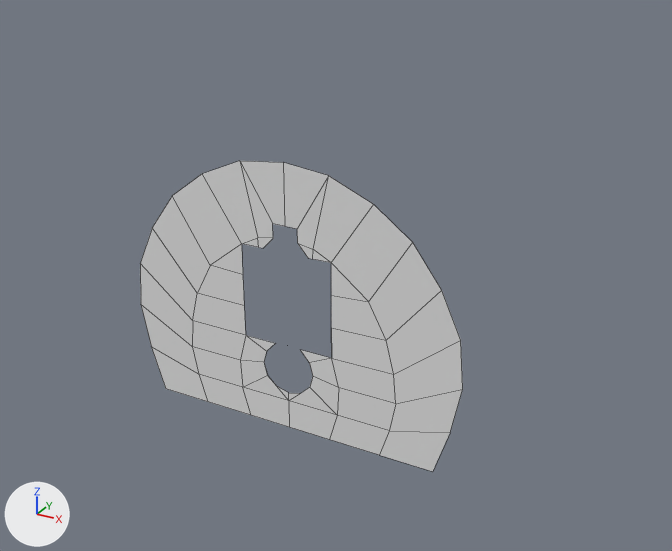
Renders of the FBX model Assets/Eileen/wall_B_c.fbx from each side of a commit.
Both versions are drawn from a camera (50 mm lens) standing at (1.28, -2.03, 1.14) and looking at (0.14, 0.04, 0.1). Lighting does not change. The marker at lower left points along +X, +Y and +Z. Mesh edges are drawn as thin lines. Where no turn or scale is listed for an object, it has been applied to the vertices.

The older version as bpy lines, for what is in view:
```python
me_mesh = bpy.data.meshes.new('Mesh')
me_mesh.from_pydata(...)  # 84 vertices, 60 faces; spans x -0.542..0.542, y 0.0, z -0.414..0.414
me_mesh.materials.append(mat_wall_mt)  # white #e7e7e7
# before: 10 (0.514, 0.0, -0.272) at pixel (450, 432), 12 (0.469, 0.0, -0.414) at pixel (432, 471), 15 (-0.139, 0.0, 0.399) at pixel (239, 160), 16 (-0.271, 0.0, 0.342) at pixel (202, 173), 20 (0.542, 0.0, -0.128) at pixel (462, 389)
# before: 24 (0.529, 0.0, 0.014) at pixel (460, 340), 27 (0.469, 0.0, 0.143) at pixel (441, 290), 28 (0.139, 0.0, 0.399) at pixel (328, 175), 29 (0.271, 0.0, 0.342) at pixel (373, 204), 30 (0.384, 0.0, 0.258) at pixel (412, 242)
# before: 31 (0.0, 0.0, 0.414) at pixel (283, 162), 36 (-0.384, 0.0, 0.258) at pixel (172, 195), 69 (-0.469, 0.0, 0.143) at pixel (152, 227), 77 (-0.529, 0.0, 0.014) at pixel (140, 263), 78 (-0.542, 0.0, -0.128) at pixel (140, 304)
# before: 79 (-0.514, 0.0, -0.272) at pixel (151, 346), 80 (-0.469, 0.0, -0.414) at pixel (165, 388)
ob_wall_b_c = bpy.data.objects.new('wall_B_c', me_mesh)
ob_wall_b_c.location = (0.0, 0.0, 0.0)
```
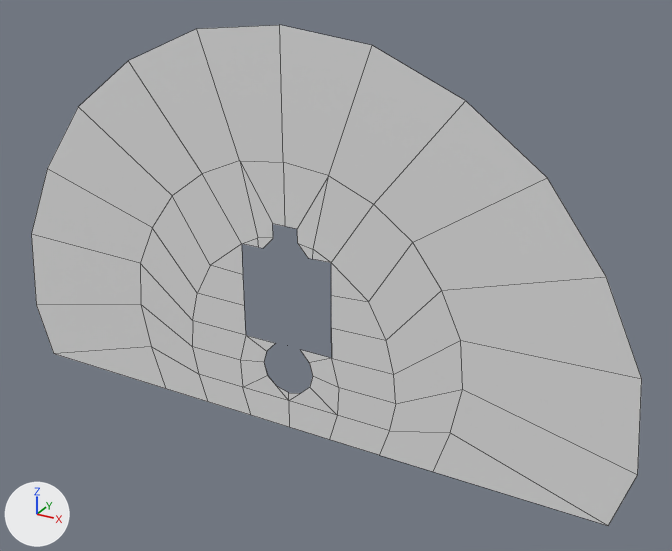
Commit message: 更新 wall A B cube

Where the change shows, as pixel boxes (x1, y1, x2, y2) in the pictures (672 x 551 px):
'wall_B_c', reshaped (89% wider, 61% taller): before (140, 161, 463, 472); after (31, 25, 642, 526)
part 1 of me_mesh, added: after (31, 25, 642, 526)

What changed in the scene script:
```text
Change me_mesh:
    where me_mesh.from_pydata(...)  # 84 vertices, 60 faces; spans x -0.542..0.542, y 0.0, z -0.414..0.414
    used by ob_wall_b_c; location = (0.0, 0.0, 0.0)
    verts and faces of me_mesh; kept vertices keep their numbers, new ones are numbered from 84
    me_mesh part 1
    add verts[84] = (0.958, 0.0, -0.414)  # pixel (608, 525)
    add verts[85] = (-0.26, 0.0, 0.743)  # pixel (196, 28)
    add verts[86] = (-0.505, 0.0, 0.637)  # pixel (128, 60)
    add verts[87] = (1.01, 0.0, -0.238)  # pixel (637, 474)
    add verts[88] = (0.985, 0.0, 0.027)  # pixel (641, 378)
    add verts[89] = (0.874, 0.0, 0.267)  # pixel (606, 276)
    add verts[90] = (0.505, 0.0, 0.637)  # pixel (465, 100)
    add verts[91] = (0.26, 0.0, 0.743)  # pixel (372, 45)
    add verts[92] = (0.714, 0.0, 0.481)  # pixel (547, 177)
    add verts[93] = (0.0, 0.0, 0.772)  # pixel (279, 24)
    add verts[94] = (-0.714, 0.0, 0.481)  # pixel (78, 106)
    add verts[95] = (-0.874, 0.0, 0.267)  # pixel (47, 168)
    add verts[96] = (-0.985, 0.0, 0.027)  # pixel (31, 234)
    add verts[97] = (-1.01, 0.0, -0.238)  # pixel (36, 304)
    add verts[98] = (-0.958, 0.0, -0.414)  # pixel (53, 353)
    add faces += [(10, 12, 84), (15, 85, 86, 16), (10, 84, 87, 20), (20, 87, 88, 24), (24, 88, 89, 27), (28, 29, 90, 91)]
    add faces += [(27, 89, 92, 30), (15, 31, 93, 85), (29, 30, 92, 90), (28, 91, 93, 31), (16, 86, 94, 36), (36, 94, 95, 69)]
    add faces += [(69, 95, 96, 77), (77, 96, 97, 78), (78, 97, 98, 79), (79, 98, 80)]
```
